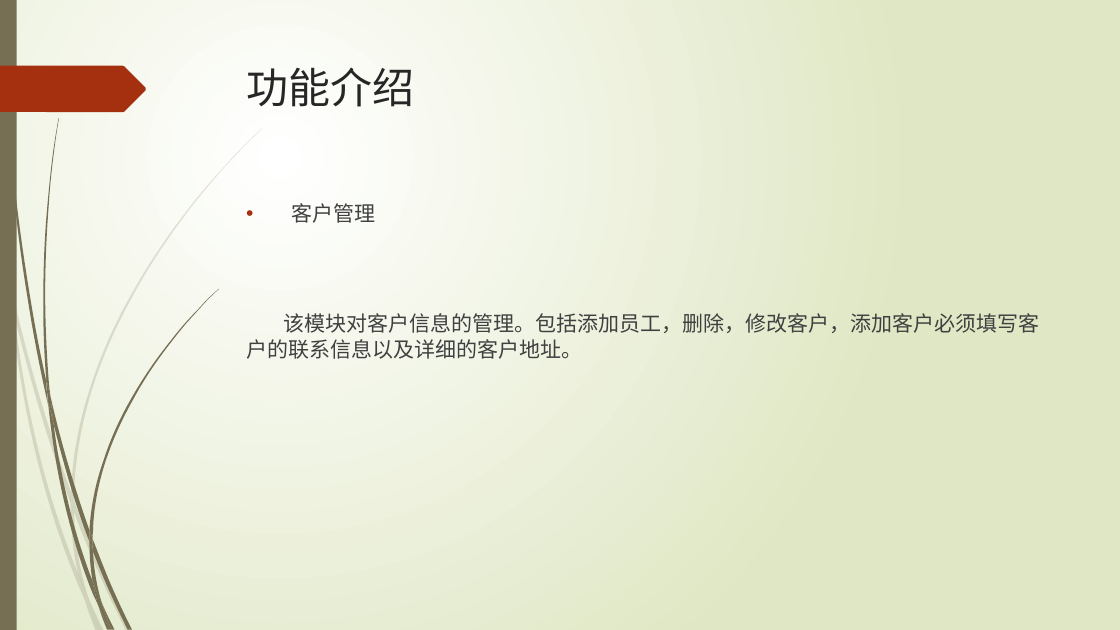
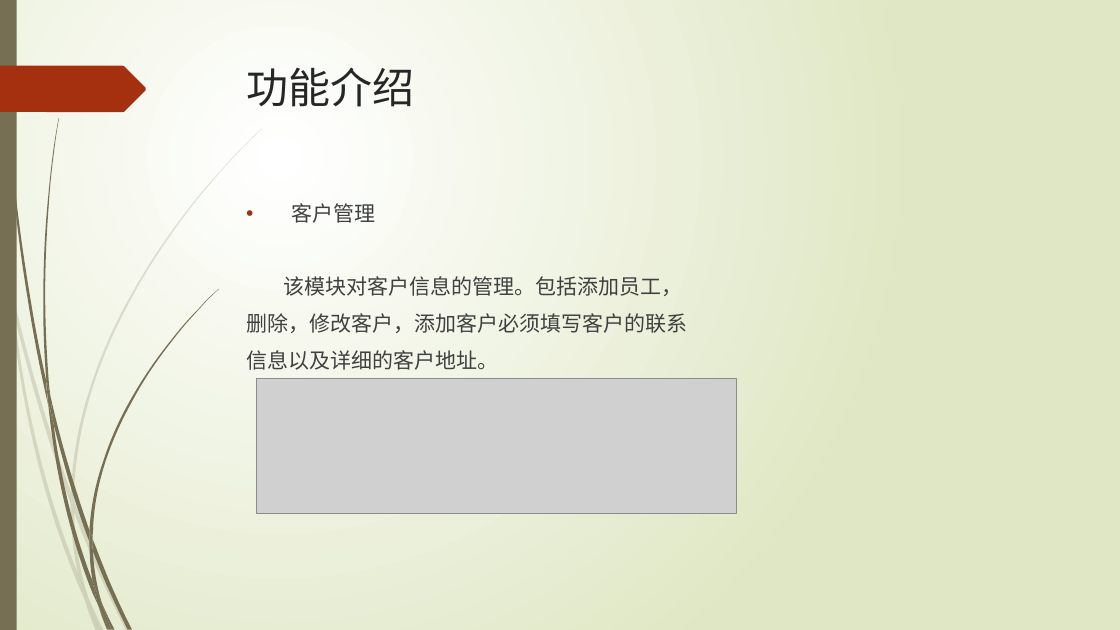
Before and after one commit to LNNying/CompletionReport, a slide deck: slide 12 of 软外4-刘宁宁201540704137-产品说明.pptx. Drawn at 1120x630 pixels with LibreOffice and Linux fonts; fonts in the diff are those of the drawing; grey boxes stand for pictures. Boxes give left, top, right and bottom in pixels: in the first picture for what was removed or moved away, otherwise in the second. Text is boxed around its words. In the diff, an @@ line names an element or a change of style, - is before the commit and + after.

Commit message:
修改产品文档

```diff
--- a/软外4-刘宁宁201540704137-产品说明.pptx
+++ b/软外4-刘宁宁201540704137-产品说明.pptx
@@ text at (246,276,687,370): text changed @@
-该模块对客户信息的管理。包括添加员工，删除，修改客户，添加客户必须填写客户的联系信息以及详细的客户地址。
+该模块对客户信息的管理。包括添加员工，
+删除，修改客户，添加客户必须填写客户的联系
+信息以及详细的客户地址。
@@ picture added at (256,378,737,513) @@
```
Also in this commit, not shown: 11 other slides changed.
